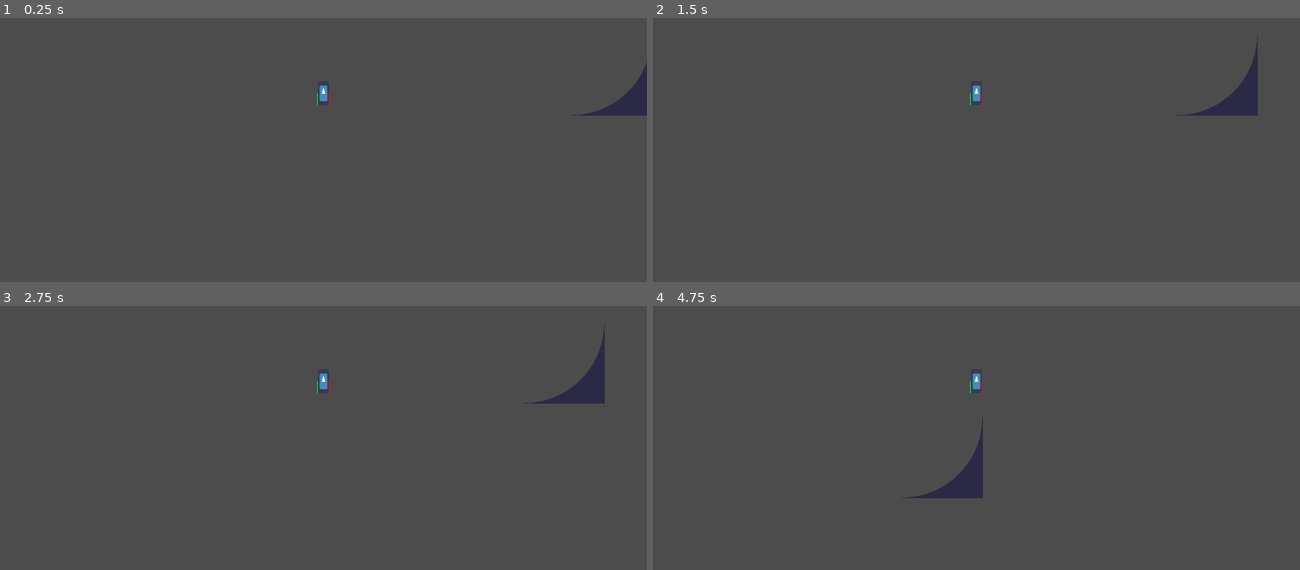
Above: before the commit, frames 1-4 (two rows, left to right).
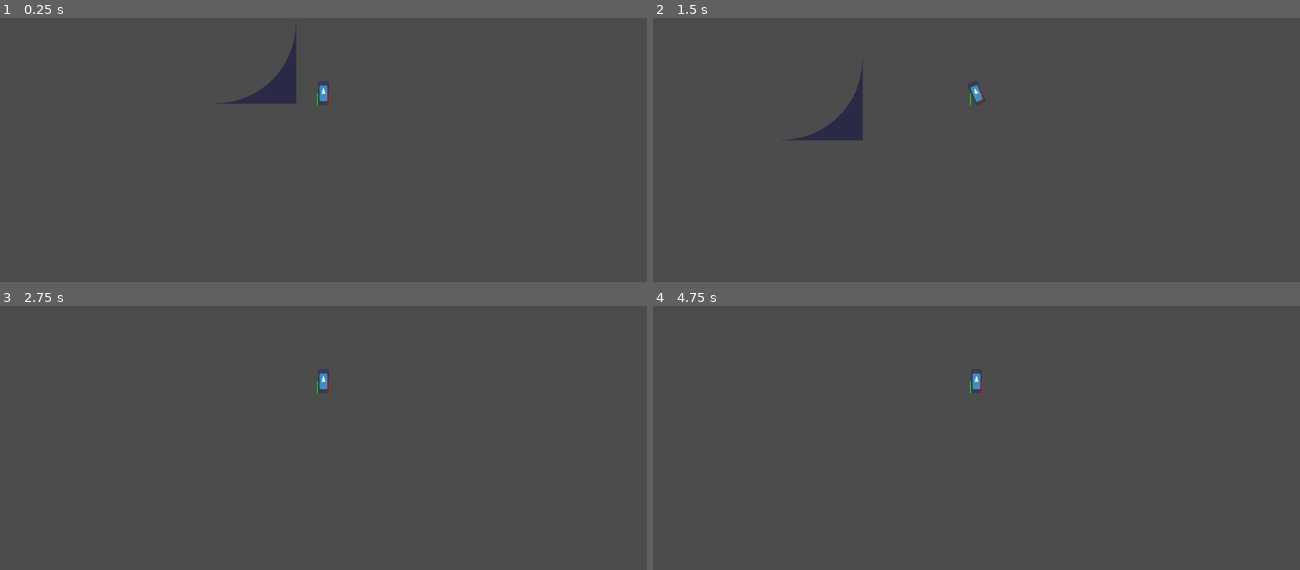
Above: after the commit, the same moments.

Repository: Techokami/SonicWorldsNext
Game: Godot game, scene res://Scene/TestScene.tscn
Same seed, same stepped clock (60 frames per second), same inputs: the game is played once before the commit and once after it. The engine's default icon, where the game draws it, is replaced by a stand-in: a white triangle on a blue panel in a dark square.
Inputs:
- Up to frame 1 (0.25 s): no input
- Up to frame 2 (1.5 s): tap Enter at 0.5 s; hold Right (ui_right) 0.53-1.28 s; tap End (ui_end) at 0.6, 1.35 s; hold Down (ui_down) from 1.28 s (still down)
- Up to frame 3 (2.75 s): release Down (ui_down) at 2.03 s; hold Right (ui_right) from 2.03 s (still down); tap End (ui_end) at 2.1 s
- Up to frame 4 (4.75 s): release Right (ui_right) at 2.78 s; hold Up (ui_up) 2.78-3.53 s; tap End (ui_end) at 2.85, 3.6, 4.35 s; hold Left (ui_left) from 3.53 s (still down)

The runs differ from the first frame. In frame 1, 1.5% of the frame differs, in the area x 34-100%, y 4-38%; in frame 2, 1.7%, in the area x 21-94%, y 9-47%; in frame 3, 0.8%; in frame 4, 0.9%.

Commit message:
Platform check fixes
- Made it that the collider script checks for slopes going up immediately in front of it, so it's possible to have sloped up one way floors

Diff:
--- a/Source/Scene/TestScene.tscn
+++ b/Source/Scene/TestScene.tscn
@@ -18,7 +18,7 @@
 [node name="TestScene" type="Node2D"]
 
 [node name="Player" parent="." instance=ExtResource( 1 )]
-position = Vector2( 110.251, 145.931 )
+position = Vector2( 672.811, 165.272 )
 
 [node name="Camera2D" type="Camera2D" parent="Player"]
 current = true
@@ -185,6 +185,13 @@
 [node name="CollisionShape2D" type="CollisionShape2D" parent="TestTerrain2"]
 shape = SubResource( 1 )
 
+[node name="TestTerrain12" type="StaticBody2D" parent="."]
+position = Vector2( 1425.11, -26.3281 )
+
+[node name="CollisionPolygon2D" type="CollisionPolygon2D" parent="TestTerrain12"]
+polygon = PoolVector2Array( -185.397, 79.8592, 159.213, -69.5969, 155.842, 109.076 )
+one_way_collision = true
+
 [node name="TestTerrain4" type="StaticBody2D" parent="."]
 position = Vector2( 1730.34, 107.77 )
 rotation = 0.382003
--- a/Source/Scripts/PhysicsObject.gd
+++ b/Source/Scripts/PhysicsObject.gd
@@ -95,6 +95,8 @@
 	else:
 		velocity.y = 0;
 
+	if (Input.is_action_just_pressed("ui_end")):
+		print(move_and_collide(Vector2.RIGHT*16,true,true,true))
 	var getFloor;# = get_closest_sensor(floorCastLeft,floorCastRight);
 	var velocityInterp = velocity*delta;
 
@@ -124,30 +126,39 @@
 
 		floorCastRight.cast_to.y = floorCastLeft.cast_to.y;
 
-	floorCastLeft.clear_exceptions();
-	floorCastRight.clear_exceptions();
-	platCastLeft.clear_exceptions();
-	platCastRight.clear_exceptions();
+
+	# Floor priority
+	# check with the kinematic body if there's a floor below, if there is
+	# set the floor to prioritise this collision
+	var memLayer = collision_layer;
+	collision_layer = 1;
+	var floorPriority = (move_and_collide(velocityInterp.rotated(angle.rotated(deg2rad(90)).angle()),true,true,true));
+	collision_layer = memLayer;
 
 	while (velocityInterp != Vector2.ZERO):
 
 		var clampedVelocity = velocityInterp.clamped(speedStepLimit);
 
+
+		floorCastLeft.clear_exceptions();
+		floorCastRight.clear_exceptions();
+		platCastLeft.clear_exceptions();
+		platCastRight.clear_exceptions();
+
+		# move the object
 		move_and_collide(clampedVelocity.rotated(angle.rotated(deg2rad(90)).angle()));
+
+		if (!floorPriority):
+			collision_layer = 1;
+			floorPriority = move_and_collide(Vector2.DOWN.rotated(rotation)*8,true,true,true);
+			collision_layer = memLayer;
+
+
 
 		# platforms
 		platCastLeft.force_raycast_update();
 		platCastRight.force_raycast_update();
 
-		# Floor priority
-		# check with the kinematic body if there's a floor below, if there is
-		# set the floor to prioritise this collision
-		var memLayer = collision_layer;
-		collision_layer = 1;
-
-		var floorPriority = (move_and_collide(Vector2.DOWN.rotated(rotation)*8,true,true,true));
-
-		collision_layer = memLayer;
 
 		if (ground):
 			if (floorPriority):
@@ -155,6 +166,7 @@
 				while (floorCastLeft.is_colliding()):
 					floorCastLeft.add_exception(floorCastLeft.get_collider());
 					floorCastLeft.force_raycast_update();
+
 				floorCastLeft.remove_exception(floorPriority.collider);
 				floorCastLeft.force_raycast_update();
 				if (!floorCastLeft.is_colliding()):
@@ -164,14 +176,14 @@
 				while (floorCastRight.is_colliding()):
 					floorCastRight.add_exception(floorCastRight.get_collider());
 					floorCastRight.force_raycast_update();
+
 				floorCastRight.remove_exception(floorPriority.collider);
 				floorCastRight.force_raycast_update();
 				if (!floorCastRight.is_colliding()):
 					floorCastRight.clear_exceptions();
 
 
-		while (platCastLeft.is_colliding()):
-			if (platCastLeft.get_collider() != floorPriority):
+			while (platCastLeft.is_colliding()):
 				floorCastLeft.add_exception(platCastLeft.get_collider());
 				floorCastRight.add_exception(platCastLeft.get_collider());
 				platCastLeft.add_exception(platCastLeft.get_collider());
@@ -179,8 +191,7 @@
 				platCastLeft.force_raycast_update();
 
 
-		while (platCastRight.is_colliding()):
-			if (platCastRight.get_collider() != floorPriority):
+			while (platCastRight.is_colliding()):
 				floorCastRight.add_exception(platCastRight.get_collider());
 				floorCastLeft.add_exception(platCastRight.get_collider());
 				platCastRight.add_exception(platCastRight.get_collider());
